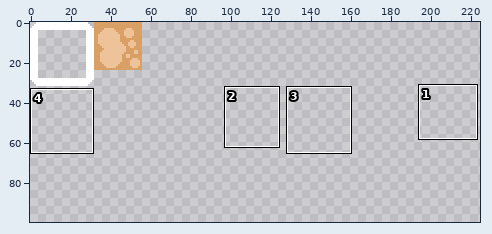
Pixel-art file -- assets/images/capy.aseprite. Above, an overview of the earlier version with the close-up marked.
Close-up. Before:
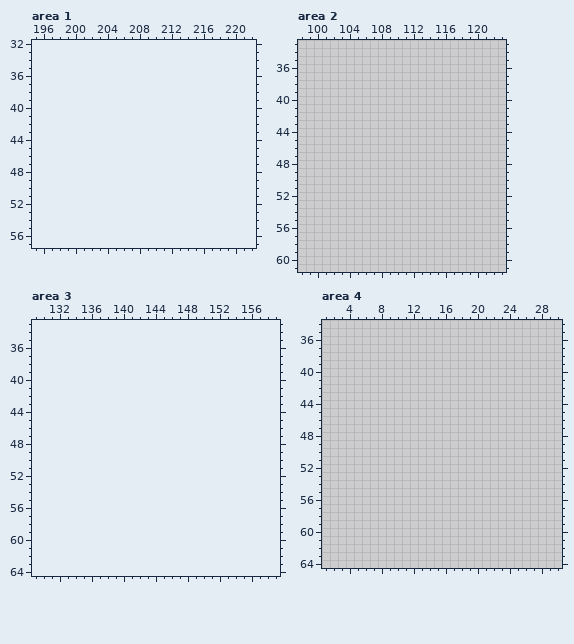
128x128 pixels, 1 frame. Shown: area 1: x 195..222, y 32..57; area 2: x 98..123, y 33..61; area 3: x 129..159, y 33..64; area 4: x 1..30, y 34..64. The old version is drawn lined up with the new one, on the new canvas. The wide view leaves out empty margins. The commit also changed other parts of the picture, which this record leaves out.
After:
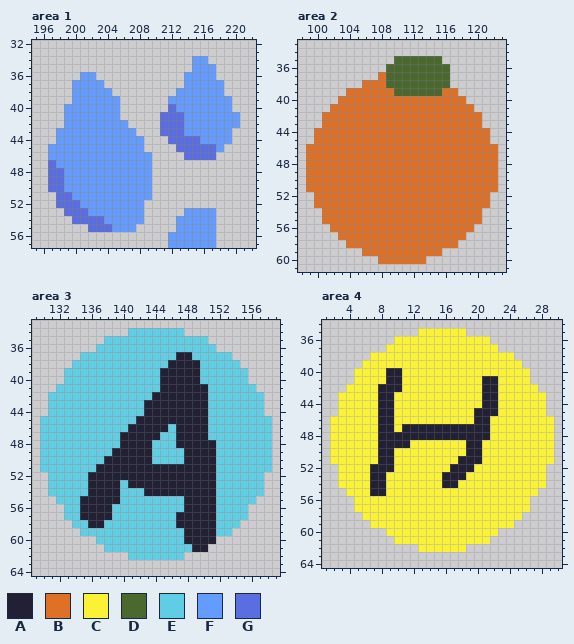
Palette (. is transparent): A #222034  B #df7126  C #fbf236  D #4b692f  E #5fcde4  F #639bff  G #5b6ee1
Edits made:
canvas 128x128 -> 256x128
Changed rows in their new state; - is an unchanged pixel.
Area 1:
first column x 197:
34 ------------------FF----
35 ------------------FFF---
36 ----FF-----------FFFF---
37 ---FFFF----------FFFFF--
38 ---FFFFF--------FFFFFF--
39 ---FFFFFF------FFFFFFFF-
40 --FFFFFFF------GFFFFFFF-
41 --FFFFFFF-----GGGFFFFFFF
42 --FFFFFFFF----GGGFFFFFFF
43 -FFFFFFFFFF---GGGFFFFFF-
44 -FFFFFFFFFFF---GGGGFFFF-
45 FFFFFFFFFFFF----GGGGGF--
46 FFFFFFFFFFFFF----GGGG---
47 GFFFFFFFFFFFF-----------
48 GGFFFFFFFFFFF-----------
49 GGFFFFFFFFFFF-----------
50 GGFFFFFFFFFFF-----------
51 -GGFFFFFFFFFF-----------
52 -GGGFFFFFFFF------------
53 --GGGFFFFFFF-----FFFF---
54 ---GGGGFFFFF----FFFFF---
55 -----GGGFFF-----FFFFF---
56 ---------------FFFFFF---
57 ---------------FFFFFF---
Area 2:
first column x 99:
35 -----------DDDDDD-------
36 ----------DDDDDDDD------
37 ---------BDDDDDDDD------
38 -------BBBDDDDDDDD------
39 -----BBBBBBDDDDDDBB-----
40 ----BBBBBBBBBBBBBBBB----
41 ---BBBBBBBBBBBBBBBBBB---
42 --BBBBBBBBBBBBBBBBBBBB--
43 --BBBBBBBBBBBBBBBBBBBB--
44 -BBBBBBBBBBBBBBBBBBBBBB-
45 -BBBBBBBBBBBBBBBBBBBBBB-
46 BBBBBBBBBBBBBBBBBBBBBBBB
47 BBBBBBBBBBBBBBBBBBBBBBBB
48 BBBBBBBBBBBBBBBBBBBBBBBB
49 BBBBBBBBBBBBBBBBBBBBBBBB
50 BBBBBBBBBBBBBBBBBBBBBBBB
51 BBBBBBBBBBBBBBBBBBBBBBBB
52 -BBBBBBBBBBBBBBBBBBBBBB-
53 -BBBBBBBBBBBBBBBBBBBBBB-
54 --BBBBBBBBBBBBBBBBBBBB--
55 --BBBBBBBBBBBBBBBBBBBB--
56 ---BBBBBBBBBBBBBBBBBB---
57 ----BBBBBBBBBBBBBBBB----
58 -----BBBBBBBBBBBBBB-----
59 -------BBBBBBBBBB-------
60 ---------BBBBBB---------
Area 3:
first column x 130:
34 -----------EEEEEEE-----------
35 --------EEEEEEEEEEEEE--------
36 -------EEEEEEEEEEEEEEE-------
37 -----EEEEEEEEEEEEAAEEEEE-----
38 ----EEEEEEEEEEEEAAAAEEEEE----
39 ---EEEEEEEEEEEEAAAAAEEEEEE---
40 ---EEEEEEEEEEEEAAAAAEEEEEE---
41 --EEEEEEEEEEEEEAAAAAAEEEEEE--
42 -EEEEEEEEEEEEEAAAAAAAEEEEEEE-
43 -EEEEEEEEEEEEAAAAAAAAEEEEEEE-
44 -EEEEEEEEEEEEAAAAAAAAEEEEEEE-
45 EEEEEEEEEEEEAAAAAAAAAEEEEEEEE
46 EEEEEEEEEEEAAAAAEAAAAEEEEEEEE
47 EEEEEEEEEEAAAAAEEAAAAEEEEEEEE
48 EEEEEEEEEEAAAAEEEAAAAAEEEEEEE
49 EEEEEEEEEAAAAAEEEEAAAAEEEEEEE
50 EEEEEEEEAAAAAAEEEEAAAAEEEEEEE
51 EEEEEEEAAAAAAAAAAAAAAAEEEEEEE
52 -EEEEEAAAAAAAAAAAAAAAAEEEEEE-
53 -EEEEEAAAAEAAAAAAAAAAAEEEEEE-
54 -EEEEEAAAAEEEAAAAAAAAAEEEEEE-
55 --EEEAAAAAEEEEEEEEAAAAEEEEE--
56 ---EEAAAAEEEEEEEEEAAAAEEEE---
57 ---EEAAAAEEEEEEEEAAAAAEEEE---
58 ----EEAAEEEEEEEEEAAAAAEEE----
59 -----EEEEEEEEEEEEEAAAAEE-----
60 -------EEEEEEEEEEEAAAA-------
61 --------EEEEEEEEEEEAA--------
62 -----------EEEEEEE-----------
Area 4:
first column x 2:
35 -----------CCCCCC-----------
36 --------CCCCCCCCCCCC--------
37 -------CCCCCCCCCCCCCC-------
38 -----CCCCCCCCCCCCCCCCCC-----
39 ----CCCCCCCCCCCCCCCCCCCC----
40 ---CCCCAACCCCCCCCCCCCCCCC---
41 ---CCCCAACCCCCCCCCCAACCCC---
42 --CCCCAAACCCCCCCCCCAACCCCC--
43 -CCCCCAACCCCCCCCCCCAACCCCCC-
44 -CCCCCAACCCCCCCCCCCAACCCCCC-
45 -CCCCCAACCCCCCCCCCAAACCCCCC-
46 CCCCCCAACCCCCCCCCCAACCCCCCCC
47 CCCCCCAACAAAAAAAAAAACCCCCCCC
48 CCCCCCAAAAAAAAAAAAAACCCCCCCC
49 CCCCCCAAAACCCCCCCAACCCCCCCCC
50 CCCCCCAACCCCCCCCCAACCCCCCCCC
51 CCCCCCAACCCCCCCCAAACCCCCCCCC
52 -CCCCAAACCCCCCCAAACCCCCCCCC-
53 -CCCCAACCCCCCCAAACCCCCCCCCC-
54 -CCCCAACCCCCCCAACCCCCCCCCCC-
55 --CCCAACCCCCCCCCCCCCCCCCCC--
56 ---CCCCCCCCCCCCCCCCCCCCCC---
57 ---CCCCCCCCCCCCCCCCCCCCCC---
58 ----CCCCCCCCCCCCCCCCCCCC----
59 -----CCCCCCCCCCCCCCCCCC-----
60 -------CCCCCCCCCCCCCC-------
61 --------CCCCCCCCCCCC--------
62 -----------CCCCCC-----------
Changed places in both close-ups, as pixel boxes (x1, y1, x2, y2):
added: (48, 56, 240, 248)
added: (306, 56, 498, 264)
added: (40, 328, 272, 560)
added: (330, 328, 554, 552)
